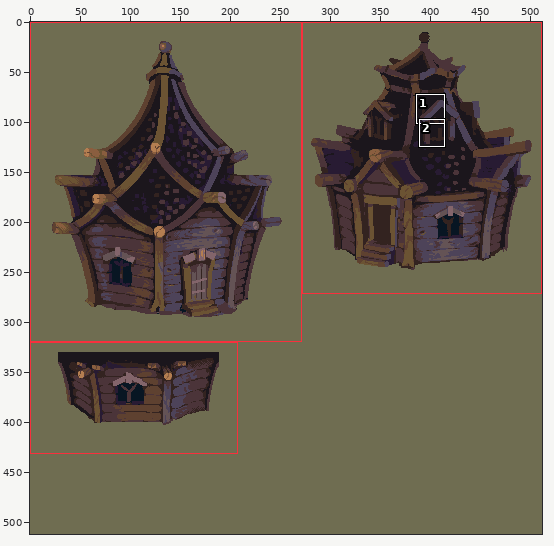
Edited in one commit: sprite sheet (images/buildings/forest-house-parts2.png). The picture above shows the old version from afar; the outline marks the close-up.
Close-up. Before the commit:
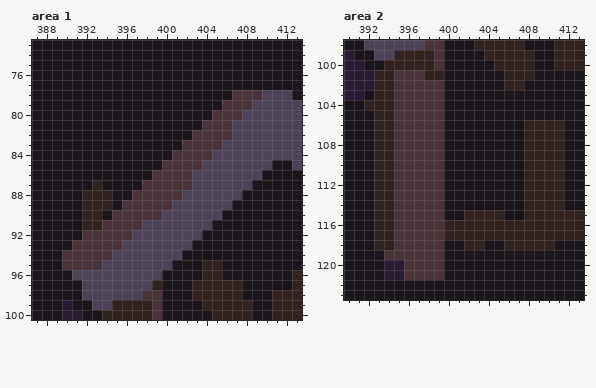
The file is 512x512 pixels. Shown: area 1: x 387..413, y 73..100; area 2: x 390..413, y 98..123. The commit also changed other parts of the picture, which this record leaves out.
After the commit:
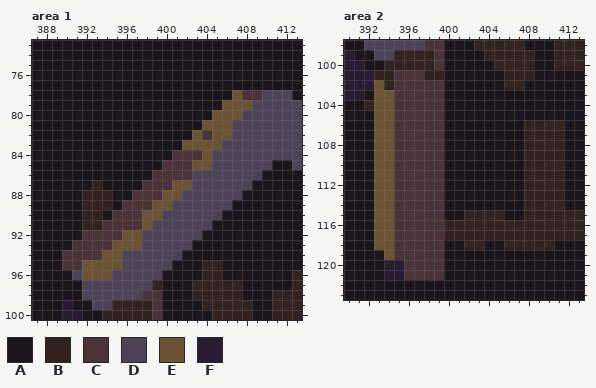
Palette (. is transparent): A #1b161c  B #332320  C #4b3439  D #4d4359  E #6b5333  F #281b33
The edit:
Changed rows in their new state; - is an unchanged pixel.
Area 1:
first column x 392:
 78 ---------------E-
 79 --------------EEE
 80 -------------EEE-
 81 ------------EEE--
 82 -----------E-EE--
 83 ----------EEEE---
 84 ------------E----
 85 -----------EE----
 87 ---------EE------
 88 --------EE-------
 89 -------EE--------
 90 ------EE---------
 91 ------E----------
 92 ----EE-----------
 93 ---EEE-----------
 94 --EE-------------
 95 EEEE-------------
 96 EEE--------------
Area 2:
first column x 393:
102 E-
103 EE
104 EE
105 EE
106 EE
107 EE
108 EE
109 EE
110 EE
111 EE
112 EE
113 EE
114 EE
115 EE
116 EE
117 EE
118 EE
119 -E
Pixel boxes of the changes (left, top, right, bottom) in both close-ups:
changed: (82, 90, 252, 280)
changed: (374, 80, 394, 260)
